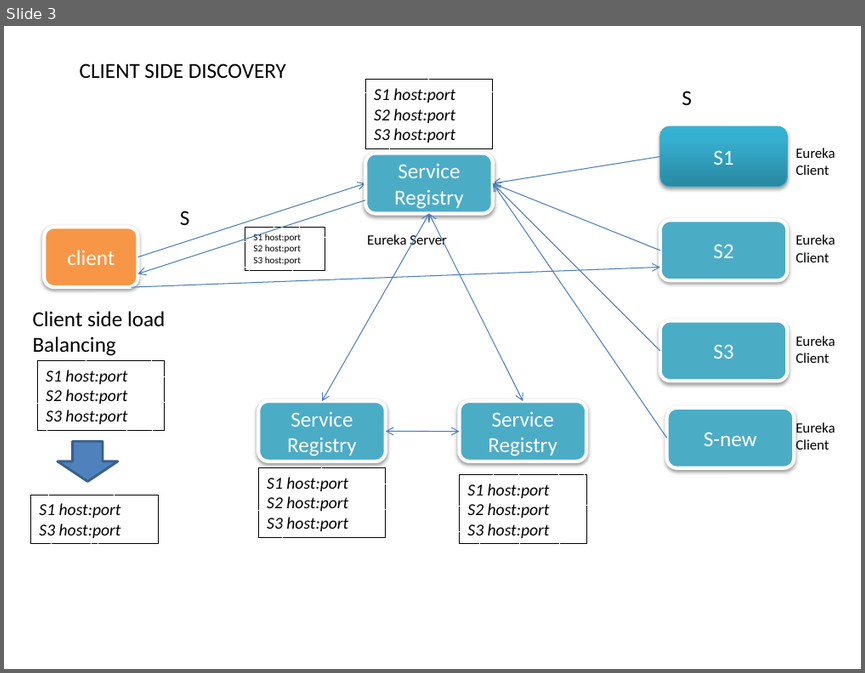
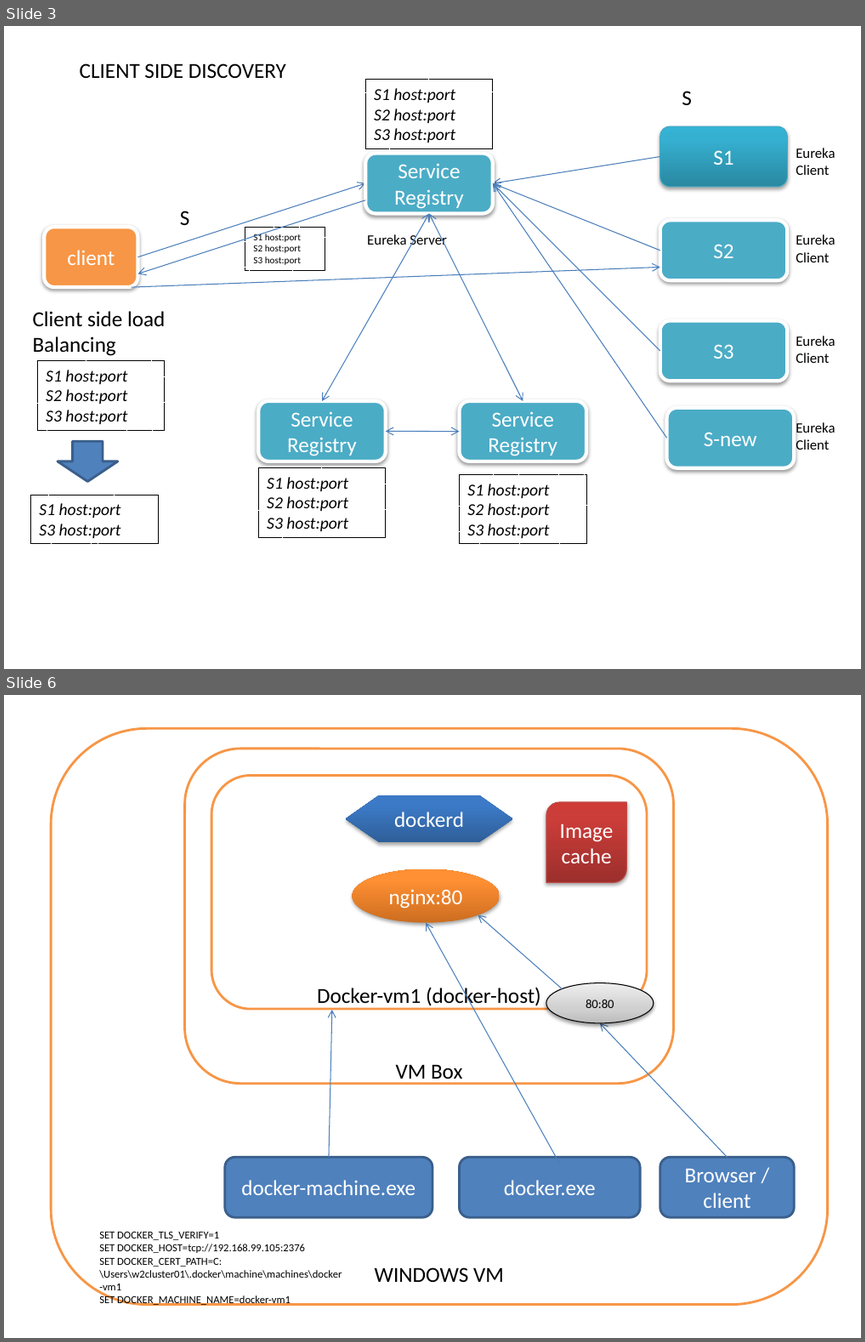
Before and after one commit to kapilraina/kolkata2020labs, a slide deck: Lab-Designs.pptx. Shown one above the other, each under a label of ours: slide 3 before the commit, slides 3 and 6 after it; the slides between them are not shown. The pictures are 865x673 and 865x1342 pixels, drawn with LibreOffice and Linux fonts; fonts in the diff are those of the drawing. Boxes give left, top, right and bottom in pixels: in the first picture for what was removed or moved away, otherwise in the second. Text is boxed around its words. In the diff, an @@ line names an element or a change of style, - is before the commit and + after.

Commit message:
docker

```diff
--- a/Lab-Designs.pptx
+++ b/Lab-Designs.pptx
@@ slide 6 added at (4, 695, 861, 1338), background #FFFFFF @@
@@ rounded rectangle added at (51, 728, 828, 1304), fill #FFFFFF, outline #F79646 2 pt, 18 pt, text #000000 @@
+WINDOWS VM
@@ rounded rectangle added at (185, 748, 673, 1083), fill #FFFFFF, outline #F79646 2 pt, 18 pt, text #000000 @@
+VM Box
@@ rounded rectangle added at (211, 776, 647, 1009), fill #FFFFFF, outline #F79646 2 pt, 18 pt, text #000000 @@
+Docker-vm1 (docker-host)
@@ flow chart preparation added at (345, 795, 512, 842), fill gradient #2F5F99 to #3D7CC7 to #3A7CCB, 18 pt, text #FFFFFF @@
+dockerd
@@ round diag rect added at (546, 802, 627, 883), fill gradient #9C2F2D to #CB3E3A to #CE3B37, outline #BF4C48 0.75 pt, 18 pt, text #FFFFFF @@
+Image cache
@@ ellipse added at (352, 869, 500, 923), fill gradient #CC6E20 to #FF9034 to #FF9136, 18 pt, text #FFFFFF @@
+nginx:80
@@ arrow added from (559, 1163) to (426, 923), #4B7EBC 0.75 pt @@
@@ arrow added from (562, 989) to (477, 914), #4B7EBC 0.75 pt @@
@@ ellipse added at (546, 983, 653, 1023), fill gradient #BDBDBD to #D1D1D1 to #EEEEEE, outline #000000 0.75 pt, 10.5 pt, text #000000 @@
+80:80
@@ arrow added from (329, 1157) to (332, 1009), #4B7EBC 0.75 pt @@
@@ arrow added from (727, 1157) to (600, 1023), #4B7EBC 0.75 pt @@
@@ rounded rectangle added at (225, 1157, 432, 1217), fill #4F81BD, outline #3A5F8C 2 pt, 18 pt, text #FFFFFF @@
+docker-machine.exe
@@ rounded rectangle added at (459, 1157, 640, 1217), fill #4F81BD, outline #3A5F8C 2 pt, 18 pt, text #FFFFFF @@
+docker.exe
@@ rounded rectangle added at (660, 1157, 794, 1217), fill #4F81BD, outline #3A5F8C 2 pt, 18 pt, text #FFFFFF @@
+Browser / client
@@ text added at (99, 1231, 341, 1305), 9 pt, text #000000 @@
+SET DOCKER_TLS_VERIFY=1
+SET DOCKER_HOST=tcp://192.168.99.105:2376
+SET DOCKER_CERT_PATH=C:\Users\w2cluster01\.docker\machine\machines\docker-vm1
+SET DOCKER_MACHINE_NAME=docker-vm1
```
Also in this commit, not shown: 3 other slides added, 12 other files.
